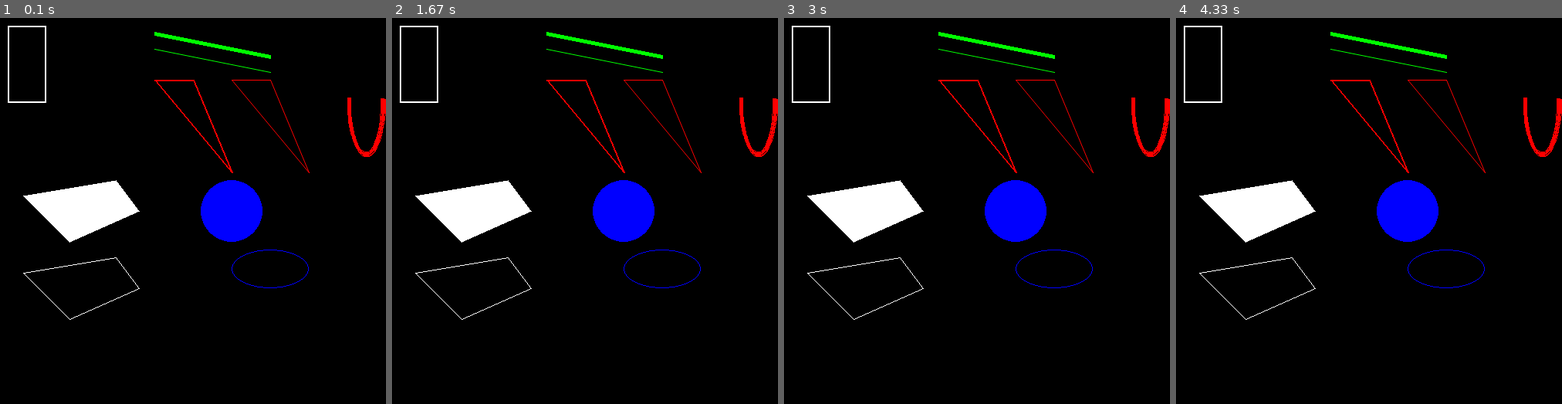
Above: before the commit, frames 1-4 (left to right).
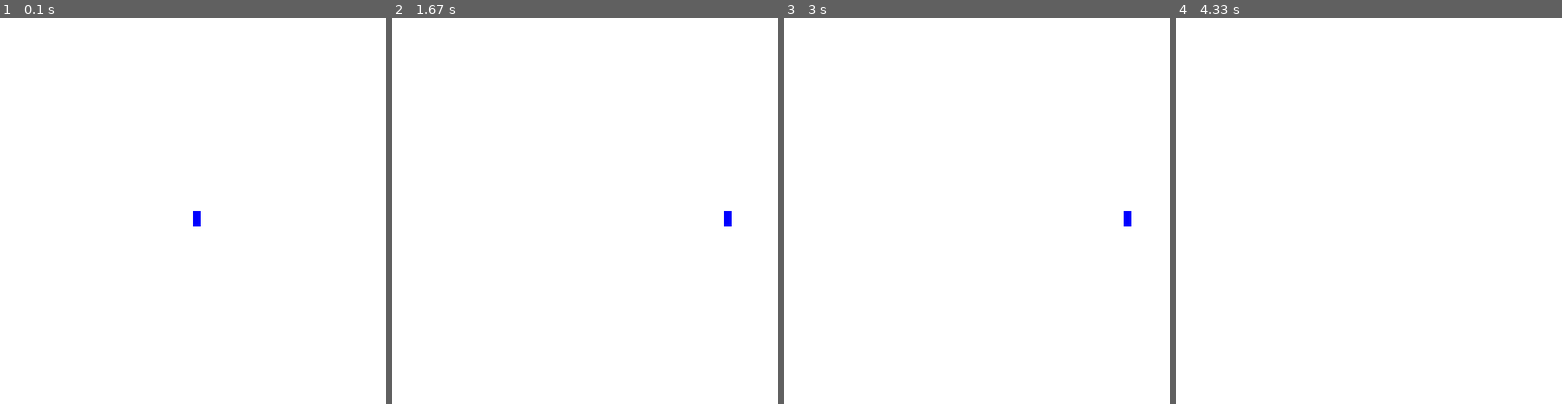
Above: after the commit, the same moments.

Repository: daucloudlab/pygame-demo-3
Game: pygame game, started from pygamedemo.py
Same seed, same stepped clock (60 frames per second), same inputs: the game is played once before the commit and once after it.
Inputs:
- Up to frame 1 (0.1 s): no input
- Up to frame 2 (1.67 s): hold Right 0.33-0.8 s; hold Right 0.83-1.3 s; hold Left from 1.33 s (still down)
- Up to frame 3 (3 s): release Left at 1.87 s; hold Left 1.9-2.3 s; hold Right 2.33-2.97 s
- Up to frame 4 (4.33 s): hold Left 3-3.47 s; hold Right 3.5-3.97 s; hold Right from 4 s (still down)

The runs differ from the first frame. In frame 1, 97% of the frame differs, in the area x 0-100%, y 0-100%; in frame 2, 97%; in frame 3, 97%; in frame 4, 97%.

Commit message:
төртбұрышты фигура солға және оңға жылжиды
Клафиатураны солға және оңға үздіксіз басқанда, төртұрышты фигура
үздіксіз солға және оңға жылжиды. Клавиатраны жібергенде ғана барып
фигура қозғалысын тоқтатады.

Diff:
--- a/pygamedemo.py
+++ b/pygamedemo.py
@@ -18,27 +18,14 @@
 GREEN = (0, 255, 0)
 RED = (255, 0, 0)
 
-pygame.draw.rect(screen, WHITE, (10, 10, 50, 100), 2)
+x = screen_width // 2
+y = screen_height // 2
+speed = 5
 
-pygame.draw.line(screen, GREEN, (200, 20), (350, 50), 5)
-pygame.draw.aaline(screen, GREEN, (200, 40), (350, 70), 5)
-
-pygame.draw.lines(screen, RED, True, [(200, 80), (250, 80), (300, 200)], 2)
-pygame.draw.aalines(screen, RED, True, [(300, 80), (350, 80), (400, 200)], 2)
-
-pygame.draw.polygon(screen, WHITE, [(150, 210), (180, 250), (90, 290), (30, 230)])
-pygame.draw.polygon(screen, WHITE, [(150, 310), (180, 350), (90, 390), (30, 330)], 1)
-
-pygame.draw.circle(screen, BLUE, (300, 250), 40)
-pygame.draw.ellipse(screen, BLUE, (300, 300, 100, 50), 1)
-
-pi = 3.14
-pygame.draw.arc(screen, RED, (450,30,50,150), pi, 2*pi, 5)
-
-pygame.display.update()
 
 clock = pygame.time.Clock()
 running = True
+flLeft = flRight = False
 
 while running:
 
@@ -46,5 +33,24 @@
         if event.type == pygame.QUIT:
             running = False
             pygame.quit()
+        elif event.type == pygame.KEYDOWN:
+            if event.key == pygame.K_LEFT:
+                flLeft = True
+            elif event.key == pygame.K_RIGHT:
+                flRight = True
+        elif event.type == pygame.KEYUP:
+            if event.key == pygame.K_LEFT:
+                flLeft = False
+            elif event.key == pygame.K_RIGHT:
+                flRight = False
+
+    if flLeft:
+        x -= speed
+    elif flRight:
+        x += speed
+
+    screen.fill(WHITE)
+    pygame.draw.rect(screen, BLUE, (x, y, 10, 20))
+    pygame.display.update()
 
     clock.tick(FPS)
